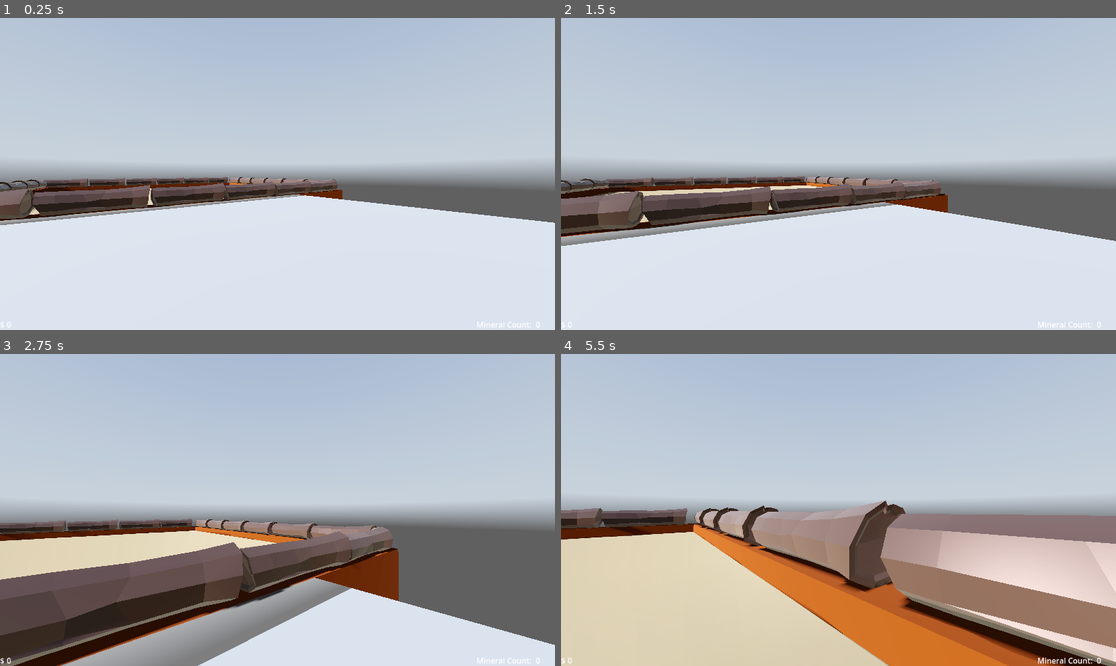
Above: before the commit, frames 1-4 (two rows, left to right).
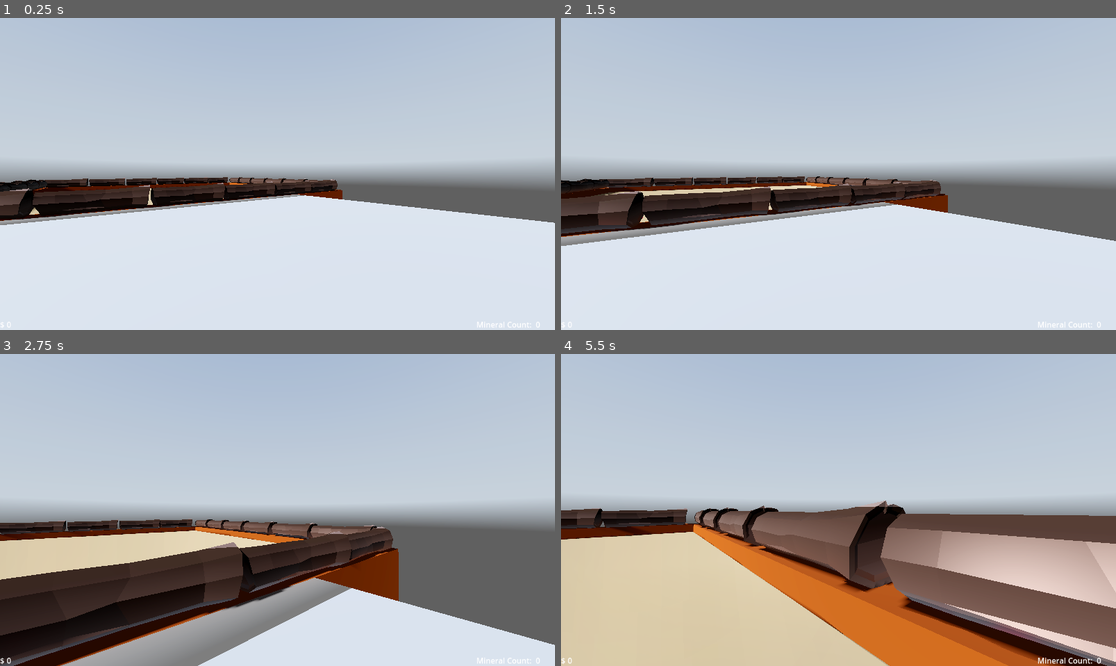
Above: after the commit, the same moments.

Repository: jasonkwan86/digging-vr-game
Game: Godot game, scene res://common/worlds/world_custom_terrain.tscn
The game is run twice, just before and just after one commit, with the same random seed, the same clock (stepped at 60 frames per second) and the same inputs. A sky picture missing from this copy of the repository is replaced by a grey-blue gradient.
Inputs (mouse positions are in pixels of both pictures, inside the frame that each line leads up to):
- Up to frame 1 (0.25 s): no input
- Up to frame 2 (1.5 s): tap Enter (ui_accept) at 0.5, 0.77 s; move the mouse to (866, 174) at 0.52 s; hold W (move_forward) from 0.53 s (still down); click (866, 174) at 0.6 s; move the mouse to (810, 174) at 1.27 s; tap E (interact) at 1.35 s
- Up to frame 3 (2.75 s): keep holding W (move_forward); tap Enter (ui_accept) at 1.52 s; move the mouse to (288, 503) at 2.02 s; click (288, 503) at 2.1 s
- Up to frame 4 (5.5 s): keep holding W (move_forward); move the mouse to (832, 516) at 2.77 s; tap E (interact) at 2.85, 4.35 s; tap Enter (ui_accept) at 3.02, 3.77, 4.52 s; move the mouse to (877, 513) at 3.52 s; click (877, 513) at 3.6 s; move the mouse to (794, 506) at 4.27 s; move the mouse to (844, 510) at 5.02 s; click (844, 510) at 5.1 s

The runs differ from the first frame. In frame 1, 4.3% of the frame differs, in the area x 0-61%, y 51-65%; in frame 2, 5.2%; in frame 3, 12%; in frame 4, 17%, in the area x 0-100%, y 46-100%.

Commit message:
fix reflection probe + stone height

Diff:
--- a/common/modifiable_ground/modifiable_ground.gd
+++ b/common/modifiable_ground/modifiable_ground.gd
@@ -340,7 +340,7 @@
 		self.data[_get_index(x, y, z)] += value
 
 func generate():
-	underground_reflection_probe.position = Vector3(WIDTH/2.0, HEIGHT, WIDTH/2.0)
+	underground_reflection_probe.position = Vector3(WIDTH/2.0, HEIGHT/2.0, WIDTH/2.0)
 	underground_reflection_probe.size = Vector3(WIDTH + 4, HEIGHT, WIDTH + 4)
 	voxel_grid = VoxelGrid.new(WIDTH, HEIGHT)
 	#generate terrain
--- a/common/modifiable_ground/variants/sand/modifiable_ground_sand.tscn
+++ b/common/modifiable_ground/variants/sand/modifiable_ground_sand.tscn
@@ -45,7 +45,7 @@
 shape = SubResource("ConcavePolygonShape3D_2hr54")
 
 [node name="ReflectionProbe" parent="." instance=ExtResource("3_80ip2")]
-transform = Transform3D(1, 0, 0, 0, 1, 0, 0, 0, 1, 12, 16, 12)
+transform = Transform3D(1, 0, 0, 0, 1, 0, 0, 0, 1, 12, 8, 12)
 size = Vector3(28, 16, 28)
 
 [node name="DigSoundPlayer" type="AudioStreamPlayer" parent="."]
--- a/common/modifiable_ground/variants/stone/modifiable_ground_stone.tscn
+++ b/common/modifiable_ground/variants/stone/modifiable_ground_stone.tscn
@@ -47,7 +47,7 @@
 shape = SubResource("ConcavePolygonShape3D_hxc7y")
 
 [node name="ReflectionProbe" parent="." instance=ExtResource("2_jvxqk")]
-transform = Transform3D(1, 0, 0, 0, 1, 0, 0, 0, 1, 12, 16, 12)
+transform = Transform3D(1, 0, 0, 0, 1, 0, 0, 0, 1, 12, 8, 12)
 size = Vector3(28, 16, 28)
 
 [node name="BuriedItemsPlacer" type="Node" parent="."]
--- a/common/worlds/world_custom_terrain.tscn
+++ b/common/worlds/world_custom_terrain.tscn
@@ -166,7 +166,7 @@
 transform = Transform3D(1, 0, 0, 0, 1, 0, 0, 0, 1, 0, 16, 0)
 
 [node name="ModifiableGroundStone" parent="Sandbox/SandboxOrigin" instance=ExtResource("4_fcoao")]
-transform = Transform3D(1, 0, 0, 0, 1, 0, 0, 0, 1, 0, -30, 0)
+transform = Transform3D(1, 0, 0, 0, 1, 0, 0, 0, 1, 0, 3, 0)
 
 [node name="BuriedItems" type="Node3D" parent="Sandbox"]
 
